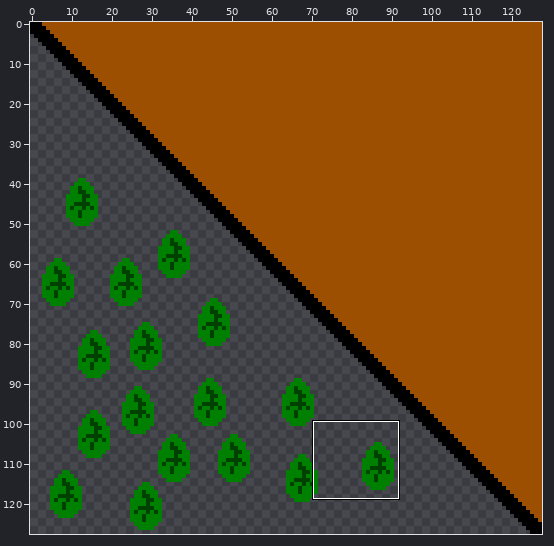
File history of a sprite sheet, res/texture/tree.png. Above, an overview of the earlier version with the close-up marked.
Close-up. The starting point:
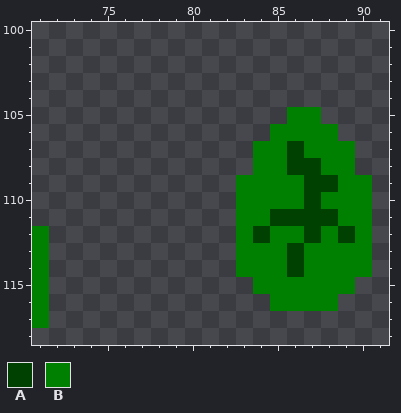
The file is 128x128 pixels. Shown: x 71..91, y 100..118. The commit also changed other parts of the picture, which this record leaves out.
Palette (. is transparent): A #004000  B #008000
Pixels before, first column x 71:
105 ...............BB...
106 ..............BBBB..
107 .............BBABBB.
108 .............BBAABB.
109 ............BBBBAABB
110 ............BBBBABBB
111 ............BBAAAABB
112 B...........BABBABAB
113 B...........BBBABBBB
114 B...........BBBABBBB
115 B............BBBBBB.
116 B.............BBBB..
117 B...................
Once edited:
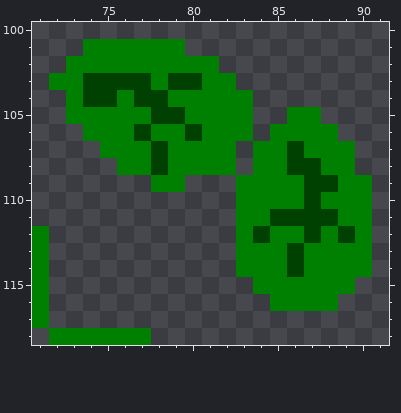
Diff:
The author put colour A in row 103 at x 74 to 77 and 79 to 80; in row 104 at x 74 to 75 and 77 to 78; in row 105 at x 78 to 79; in row 106 at x 77 and 80; in rows 107 to 108 at x 78.
The author put colour B in row 101 at x 74 to 79; in row 102 at x 73 to 81; in row 103 at x 72 to 73, 78 and 81 to 82; in row 104 at x 73, 76 and 79 to 83; in row 105 at x 73 to 77 and 80 to 83; in row 106 at x 74 to 76, 78 to 79 and 81 to 83.
The author put colour B in row 107 at x 75 to 77 and 79 to 82; in row 108 at x 76 to 77 and 79 to 82; in row 109 at x 78 to 79; in row 118 at x 72 to 77.
